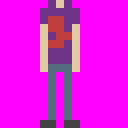
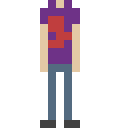
Layers edited between the first and the second (128, 128) image:
hid "Capa 1" over [0,0,128,128]
